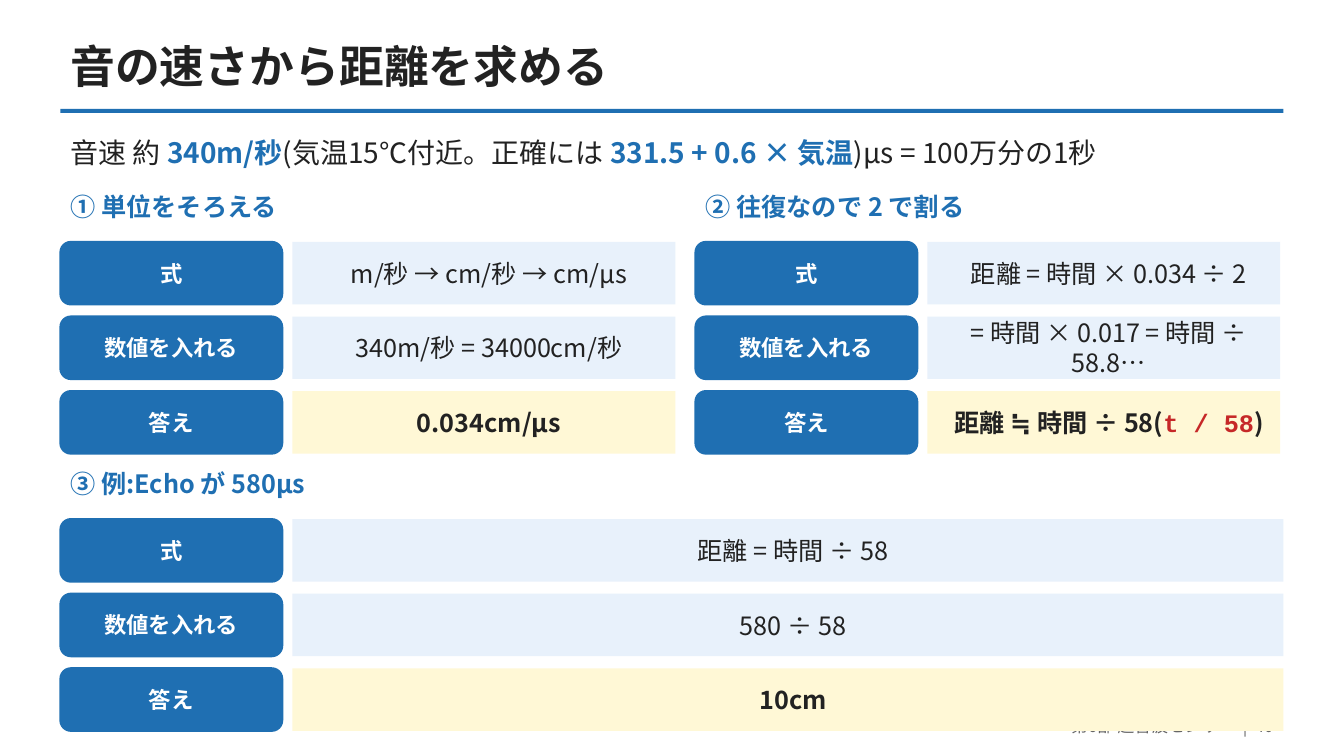
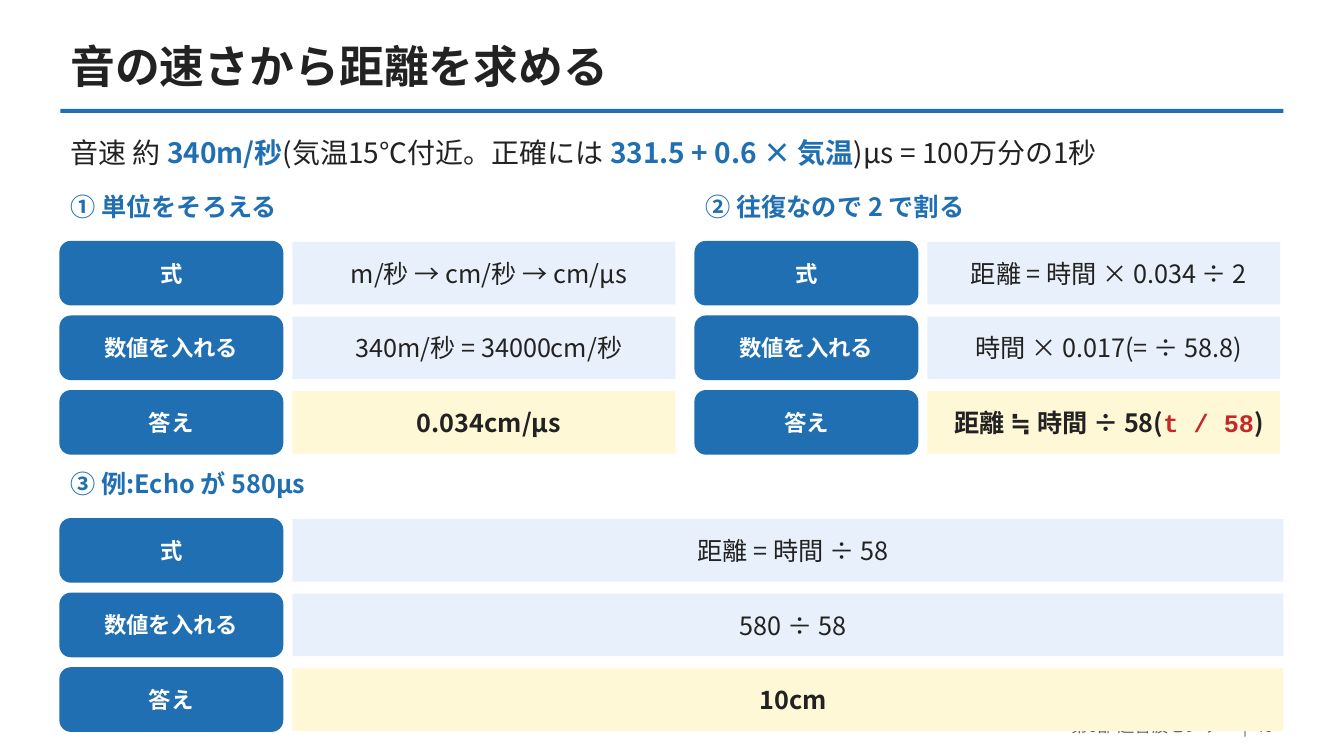
Before and after one commit to yuracode/isiot, a slide deck: slide 40 of slides/pico_sensor_intro.pptx. Drawn at 1344x756 pixels with LibreOffice and Linux fonts; fonts in the diff are those of the drawing. Boxes give left, top, right and bottom in pixels: in the first picture for what was removed or moved away, otherwise in the second. Text is boxed around its words. In the diff, an @@ line names an element or a change of style, - is before the commit and + after.

```diff
--- a/slides/pico_sensor_intro.pptx
+++ b/slides/pico_sensor_intro.pptx
@@ text in rectangle at box(976, 335, 1241, 362): text changed @@
-= 時間 × 0.017 = 時間 ÷ 58.8…
+時間 × 0.017(= ÷ 58.8)
```
Also in this commit, not shown: 20 other slides changed, 2 other files.
